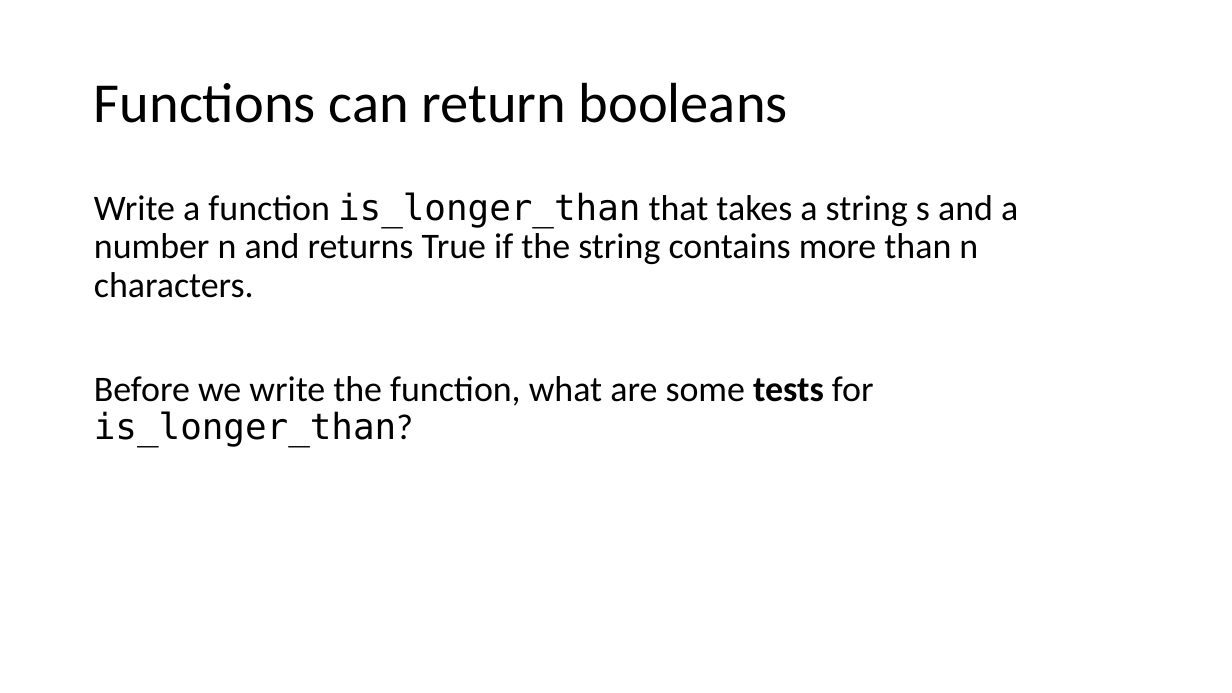
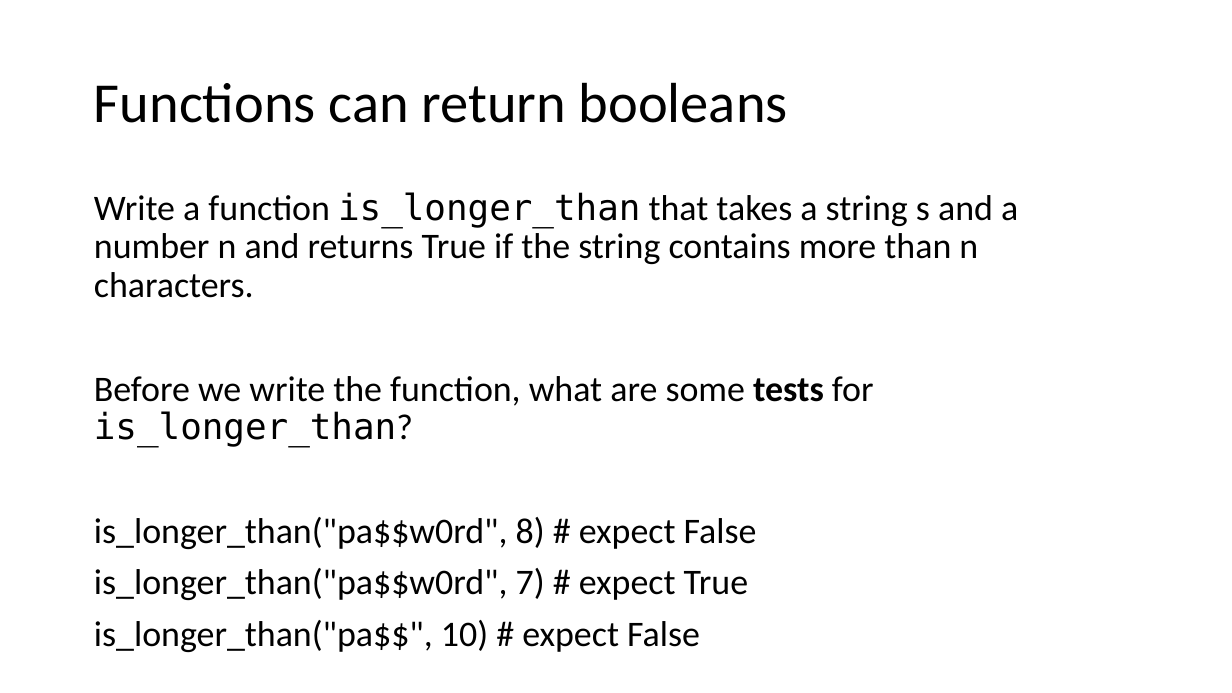
Before and after one commit to catherinefxia/ucsd-cse8a-w20.github.io, a slide deck: slide 12 of lectures/CSE8AW20-01-14-Lec3-Booleans-If/CSE8AW20-01-09-Lec3-Booleans-If-slides.pptx. Drawn at 1232x693 pixels with LibreOffice and Linux fonts; fonts in the diff are those of the drawing. Boxes give left, top, right and bottom in pixels: in the first picture for what was removed or moved away, otherwise in the second. Text is boxed around its words. In the diff, an @@ line names an element or a change of style, - is before the commit and + after.

```diff
--- a/lectures/CSE8AW20-01-14-Lec3-Booleans-If/CSE8AW20-01-09-Lec3-Booleans-If-slides.pptx
+++ b/lectures/CSE8AW20-01-14-Lec3-Booleans-If/CSE8AW20-01-09-Lec3-Booleans-If-slides.pptx
@@ text at bbox=[94, 517, 757, 652]: paragraphs added @@
+is_longer_than("pa$$w0rd", 8) # expect False
+is_longer_than("pa$$w0rd", 7) # expect True
+is_longer_than("pa$$", 10) # expect False
```
Also in this commit, not shown: 6 other slides changed, 4 other files.
